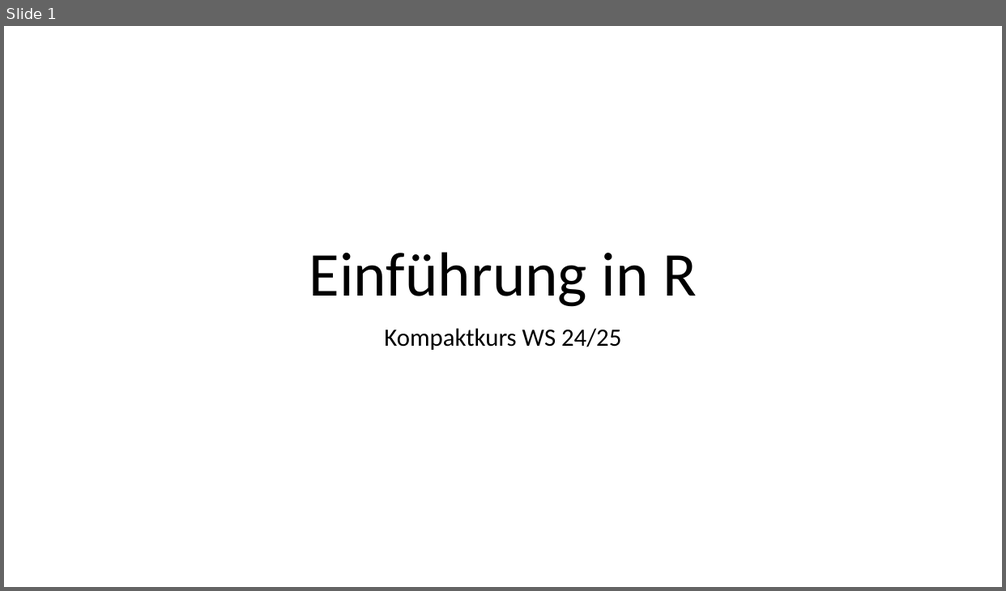
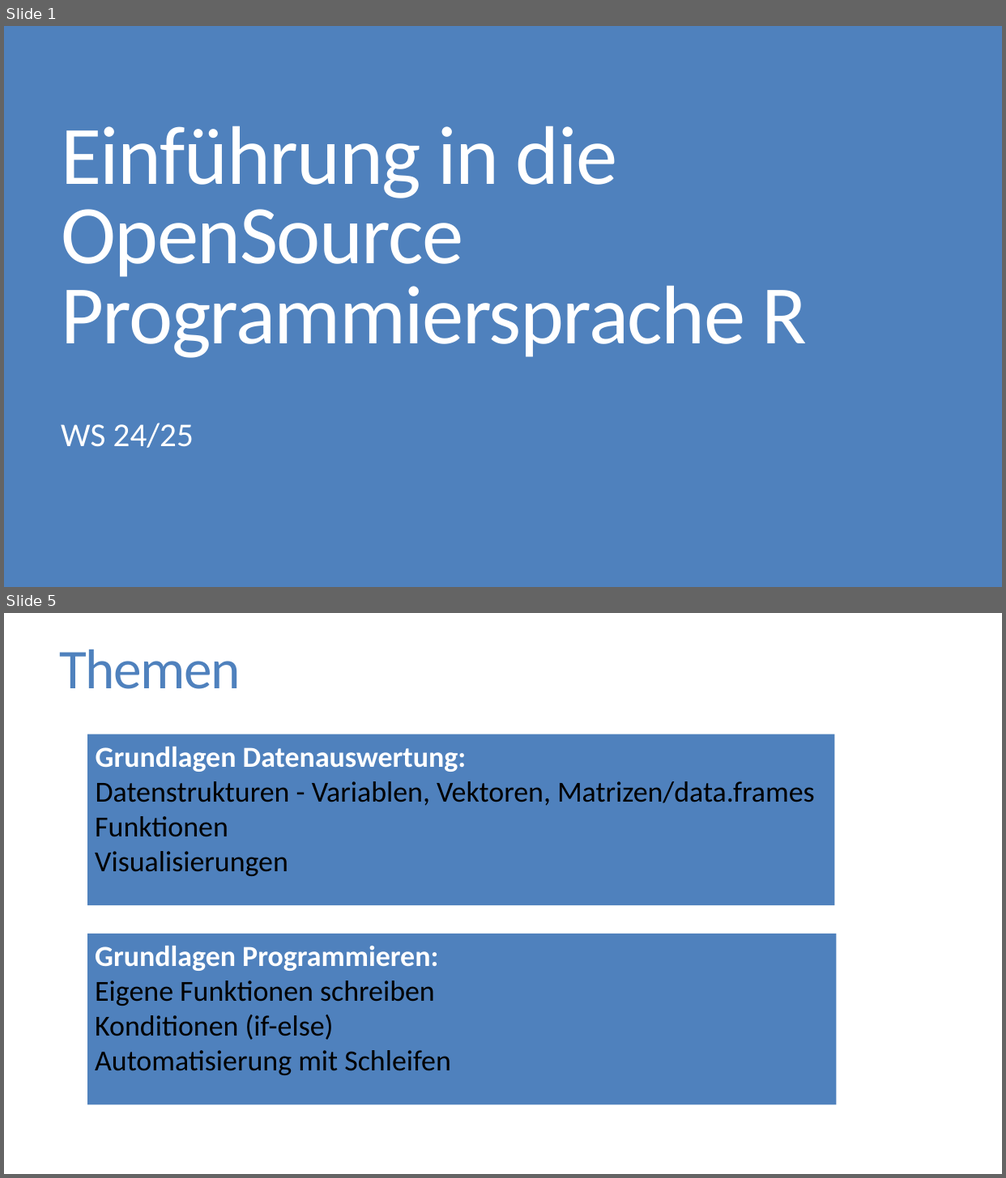
Before and after one commit to FlorianKeppeler/RKurs, a slide deck: Einführung in R.pptx. Shown one above the other, each under a label of ours: slide 1 before the commit, slides 1 and 5 after it; the slides between them are not shown. The pictures are 1006x591 and 1006x1178 pixels, drawn with LibreOffice and Linux fonts; fonts in the diff are those of the drawing. Boxes give left, top, right and bottom in pixels: in the first picture for what was removed or moved away, otherwise in the second. Text is boxed around its words. In the diff, an @@ line names an element or a change of style, - is before the commit and + after.

Commit message:
An PowerPoint Design verändert und Inhalte aufbereitet

```diff
--- a/Einführung in R.pptx
+++ b/Einführung in R.pptx
@@ slide 5 added at (4, 613, 1002, 1174), background #FFFFFF @@
@@ title added at (60, 649, 241, 689), 54 pt, text #4F81BD @@
+Themen
@@ rectangle added at (88, 735, 835, 905), fill #4F81BD, 28 pt, text #000000 @@
+  Grundlagen Datenauswertung:
+  Datenstrukturen - Variablen, Vektoren, Matrizen/data.frames
+    Funktionen
+    Visualisierungen
@@ rectangle added at (88, 934, 837, 1105), fill #4F81BD, 28 pt, text #000000 @@
+    Grundlagen Programmieren:
+    Eigene Funktionen schreiben
+    Konditionen (if-else)
+    Automatisierung mit Schleifen
@@ slide 1 changed as well @@
@@ background #FFFFFF to #4F81BD @@
@@ title at (61, 126, 807, 358): text changed; size 60 to 80 pt; text colour #000000 to #FFFFFF @@
-Einführung in R
+Einführung in die OpenSource Programmiersprache R
@@ subtitle at (61, 423, 194, 448): text changed; size 24 to 32 pt; text colour #000000 to #FFFFFF @@
-Kompaktkurs WS 24/25
+WS 24/25
```
Also in this commit, not shown: 12 other slides changed, 3 other slides added, 1 slide removed.
